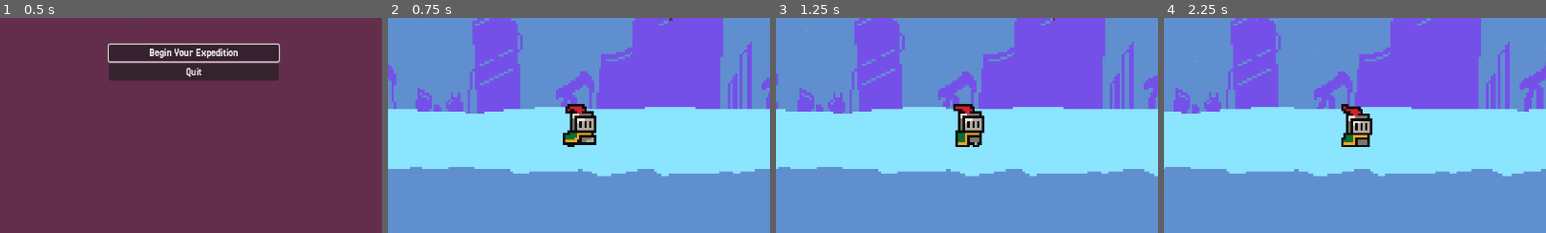
Above: before the commit, frames 1-4 (left to right).
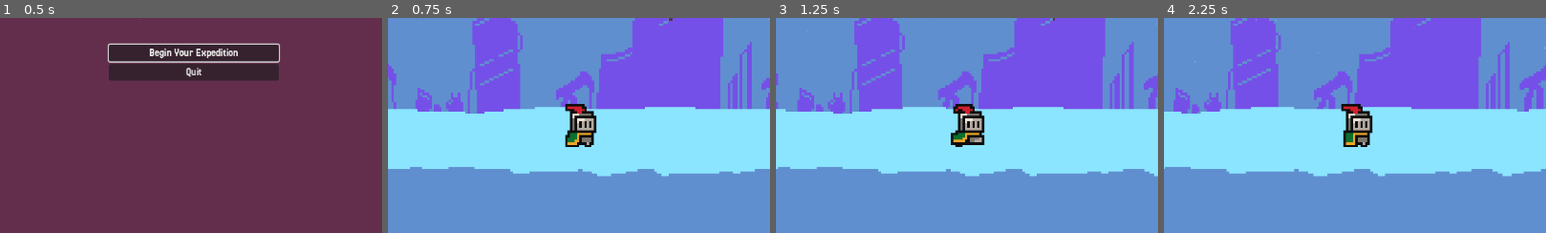
Above: after the commit, the same moments.

Repository: Mightysmallfry/BonesAndBullets
Game: Godot game, scene res://Menus/main_menu.tscn
Two runs of this game, one before a commit and one after it. Both use one fixed random seed, a clock stepped at 60 frames per second and the inputs below.
Inputs (mouse positions are % of the whole screen's width and height, from its top left):
- Up to frame 1 (0.5 s): no input
- Up to frame 2 (0.75 s): click "Begin Your Expedition" at 0.5 s
- Up to frame 3 (1.25 s): no input
- Up to frame 4 (2.25 s): tap Enter at 1.25 s; move the mouse to (72, 45) at 1.27 s; click (72, 45) at 1.42 s; move the mouse to (30, 55) at 2.02 s; click (30, 55) at 2.17 s
The pictures show only the part of the screen within x 25-75%, y 49-99%; the shares and areas given below are measured in that part.

Frame 1 is identical in both runs. In frame 2, 0.3% of the frame differs, in the area x 45-55%, y 40-60%; in frame 3, 0.3%; in frame 4, 0.7%, in the area x 46-55%, y 40-60%.

Commit message:
Removed All Manual Screen Resizing Scripts

Diff:
--- a/Assets/VFX/SnowEffect.gd
+++ b/Assets/VFX/SnowEffect.gd
@@ -14,10 +14,6 @@
 		particleProcessMaterial = ParticleProcessMaterial.new()
 		process_material = particleProcessMaterial
 
-	get_viewport().connect("size_changed", Callable(self, "_on_viewport_resized"))
-	update_particle_settings()
-
-func _on_viewport_resized() -> void:
 	update_particle_settings()
 
 
--- a/Globals.gd
+++ b/Globals.gd
@@ -24,8 +24,6 @@
 
 # Called when the node enters the scene tree for the first time.
 func _ready() -> void:
-	get_viewport().connect("size_changed", Callable(self, "_on_viewport_resized"))
-
 	pass # Replace with function body.
 
 # Called every frame. 'delta' is the elapsed time since the previous frame.
@@ -42,10 +40,3 @@
 	if timer in timerMaxTimes:
 		return timerMaxTimes[timer]
 	return 0.0
-
-func _on_viewport_resized() ->void:
-	var viewport_size: Vector2 = get_viewport_rect().size
-	var screenHeight: float = viewport_size.y
-	var screenWidth: float = viewport_size.x
-
-	scaleFactor = ((screenWidth * screenHeight) / (baseScreenSize.x * baseScreenSize.y))
--- a/Player/ResizeAnimatedSprite.gd
+++ /dev/null
@@ -1,18 +0,0 @@
-extends AnimatedSprite2D
-
-
-func _ready() -> void:
-	get_viewport().connect("size_changed", Callable(self, "_on_viewport_resized"))
-	update_scale()
-
-	play("running")
-
-
-
-func update_scale() -> void:
-	_on_viewport_resized()
-
-# Todo: Fix the scaling on the player.
-func _on_viewport_resized() ->void:
-	scale.x = Globals.scaleFactor
-	scale.y = Globals.scaleFactor
--- a/Player/player.tscn
+++ b/Player/player.tscn
@@ -1,7 +1,6 @@
-[gd_scene load_steps=24 format=3 uid="uid://6j000qlyjlus"]
+[gd_scene load_steps=23 format=3 uid="uid://6j000qlyjlus"]
 
 [ext_resource type="Texture2D" uid="uid://bsr7r6hlxq6en" path="res://Player/knight.png" id="1_l8h54"]
-[ext_resource type="Script" uid="uid://bo667vdwroai8" path="res://Player/ResizeAnimatedSprite.gd" id="2_4ntmi"]
 
 [sub_resource type="AtlasTexture" id="AtlasTexture_4ntmi"]
 atlas = ExtResource("1_l8h54")
@@ -161,6 +160,4 @@
 [node name="AnimatedSprite2D" type="AnimatedSprite2D" parent="."]
 sprite_frames = SubResource("SpriteFrames_hshwv")
 animation = &"running"
-frame = 11
-frame_progress = 0.118425205
-script = ExtResource("2_4ntmi")
+autoplay = "running"
--- a/World/ScaleSpriteToScreen.gd
+++ /dev/null
@@ -1,20 +0,0 @@
-extends Sprite2D
-
-
-# Called when the node enters the scene tree for the first time.
-func _ready() -> void:
-
-	#get_viewport().connect("size_changed", Callable(self, "_on_viewport_resized"))
-	#update_scale()
-
-	pass # Replace with function body.
-
-func update_scale() -> void:
-	_on_viewport_resized()
-
-
-func _on_viewport_resized() ->void:
-	scale.x = Globals.scaleFactor + 3.6
-	scale.y = Globals.scaleFactor + 3.6
-
-	global_position = get_viewport_rect().size * 0.5
--- a/World/main.tscn
+++ b/World/main.tscn
@@ -1,11 +1,10 @@
-[gd_scene load_steps=20 format=3 uid="uid://bes2m1ih8wyfj"]
+[gd_scene load_steps=19 format=3 uid="uid://bes2m1ih8wyfj"]
 
 [ext_resource type="Script" uid="uid://b2u0b1aphoqw8" path="res://World/main.gd" id="1_njf5y"]
 [ext_resource type="Script" uid="uid://da8p27yhbpckh" path="res://World/parallax_manager.gd" id="2_1hcjw"]
 [ext_resource type="Texture2D" uid="uid://b668crseuf56f" path="res://Assets/WorldWallpaper/GameJamBackground.png" id="2_8pwpp"]
 [ext_resource type="PackedScene" uid="uid://uppqbbrbo8c1" path="res://Player/cross_input_handler.tscn" id="2_eso2c"]
 [ext_resource type="PackedScene" uid="uid://8mcs68hhsnug" path="res://StoryEvents/story_event_display.tscn" id="2_qf6be"]
-[ext_resource type="Script" uid="uid://bsk0meg0wwj8w" path="res://World/ScaleSpriteToScreen.gd" id="3_1hcjw"]
 [ext_resource type="PackedScene" uid="uid://c5uncovgc3rkm" path="res://Assets/ProgressBars/timed_progress_bar.tscn" id="3_cwkwy"]
 [ext_resource type="Texture2D" uid="uid://bhpttfampob5" path="res://Assets/WorldWallpaper/GameJamForeground.png" id="3_xpxos"]
 [ext_resource type="Script" uid="uid://dy65ldlqe2cvl" path="res://Assets/VFX/SnowEffect.gd" id="4_d55jh"]
@@ -71,7 +70,6 @@
 position = Vector2(576, 323.98004)
 scale = Vector2(3.5999994, 3.6002223)
 texture = ExtResource("2_8pwpp")
-script = ExtResource("3_1hcjw")
 
 [node name="Foliage" type="Parallax2D" parent="ParallaxManager"]
 repeat_size = Vector2(1152, 0)
@@ -81,7 +79,6 @@
 position = Vector2(576, 323.98004)
 scale = Vector2(3.5999994, 3.6002223)
 texture = ExtResource("5_td74h")
-script = ExtResource("3_1hcjw")
 
 [node name="Focus" type="Parallax2D" parent="ParallaxManager"]
 repeat_size = Vector2(1152, 0)
@@ -91,7 +88,6 @@
 position = Vector2(576, 323.98004)
 scale = Vector2(3.5999994, 3.6002223)
 texture = ExtResource("6_6qnxk")
-script = ExtResource("3_1hcjw")
 
 [node name="Foreground" type="Parallax2D" parent="ParallaxManager"]
 repeat_size = Vector2(1152, 0)
@@ -101,7 +97,6 @@
 position = Vector2(576, 324)
 scale = Vector2(3.6124995, 3.6)
 texture = ExtResource("3_xpxos")
-script = ExtResource("3_1hcjw")
 
 [node name="UI" type="Node" parent="."]
 
Not shown, removed: Player/ResizeAnimatedSprite.gd.uid
Not shown, removed: World/ScaleSpriteToScreen.gd.uid
